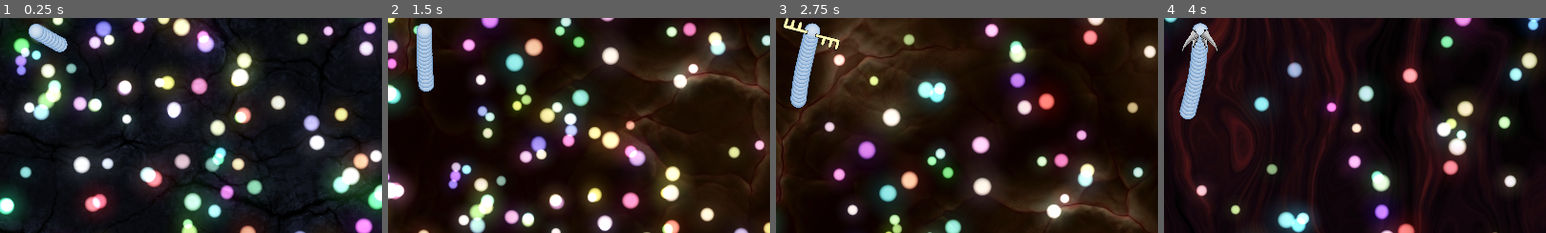
Above: before the commit, frames 1-4 (left to right).
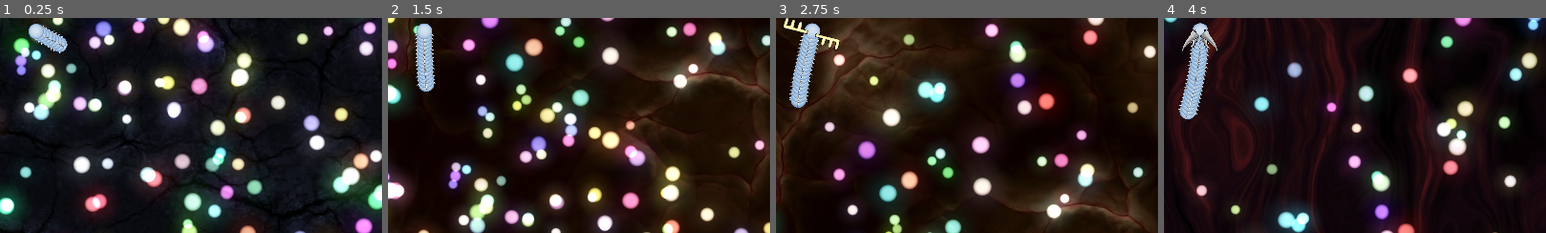
Above: after the commit, the same moments.

Repository: PostPollux/wriggly-worms
Game: Godot game, scene res://game.tscn
The game is run twice, just before and just after one commit, with the same random seed, the same clock (stepped at 60 frames per second) and the same inputs. The engine's default icon, where the game draws it, is replaced by a stand-in: a white triangle on a blue panel in a dark square.
Inputs:
- Up to frame 1 (0.25 s): no input
- Up to frame 2 (1.5 s): click "next bg" at 0.5 s; click "next bg" at 1.25 s
- Up to frame 3 (2.75 s): click "next head deco" at 2 s
- Up to frame 4 (4 s): click "next head deco" at 2.75 s; click "next bg" at 3.5 s
The pictures show only the part of the screen within x 45-95%, y 47-97%; the shares and areas given below are measured in that part.

The runs differ from the first frame. In frame 1, less than 0.1% of the frame differs, in the area x 9-18%, y 3-17%; in frame 2, 0.2%; in frame 3, 0.3%; in frame 4, 0.3%, in the area x 3-12%, y 10-48%.

Commit message:
Add Segment decorations

Diff:
--- a/Worms/ActiveHead.tscn
+++ b/Worms/ActiveHead.tscn
@@ -6,7 +6,6 @@
 [ext_resource path="res://NodeSwitcher2D.tscn" type="PackedScene" id=4]
 [ext_resource path="res://Worms/HeadDecorations/antlers_512.png" type="Texture" id=5]
 [ext_resource path="res://Worms/HeadDecorations/horns_512.png" type="Texture" id=6]
-
 
 [sub_resource type="RectangleShape2D" id=1]
 extents = Vector2( 18.7167, 18.3712 )
--- a/Worms/Segment.tscn
+++ b/Worms/Segment.tscn
@@ -1,7 +1,8 @@
-[gd_scene load_steps=4 format=2]
+[gd_scene load_steps=5 format=2]
 
 [ext_resource path="res://Worms/SegmentTextures/segment_light_blue_256.png" type="Texture" id=1]
 [ext_resource path="res://Worms/Segment.gd" type="Script" id=2]
+[ext_resource path="res://Worms/SegmentDecorations/segment_small_horns2_256.png" type="Texture" id=3]
 
 [sub_resource type="CircleShape2D" id=1]
 radius = 130.976
@@ -21,3 +22,7 @@
 
 [node name="CollisionShape2D" type="CollisionShape2D" parent="Sprite/Area2D"]
 shape = SubResource( 1 )
+
+[node name="Sprite" type="Sprite" parent="Sprite"]
+scale = Vector2( 1.25311, 1.25311 )
+texture = ExtResource( 3 )
Binary file added: Worms/SegmentDecorations/segment_hair_256.png
Not shown, added: Worms/SegmentDecorations/segment_hair_256.png.import
Binary file added: Worms/SegmentDecorations/segment_small_horns2_256.png
Not shown, added: Worms/SegmentDecorations/segment_small_horns2_256.png.import
Binary file added: Worms/SegmentDecorations/segment_small_horns_256.png
Not shown, added: Worms/SegmentDecorations/segment_small_horns_256.png.import
